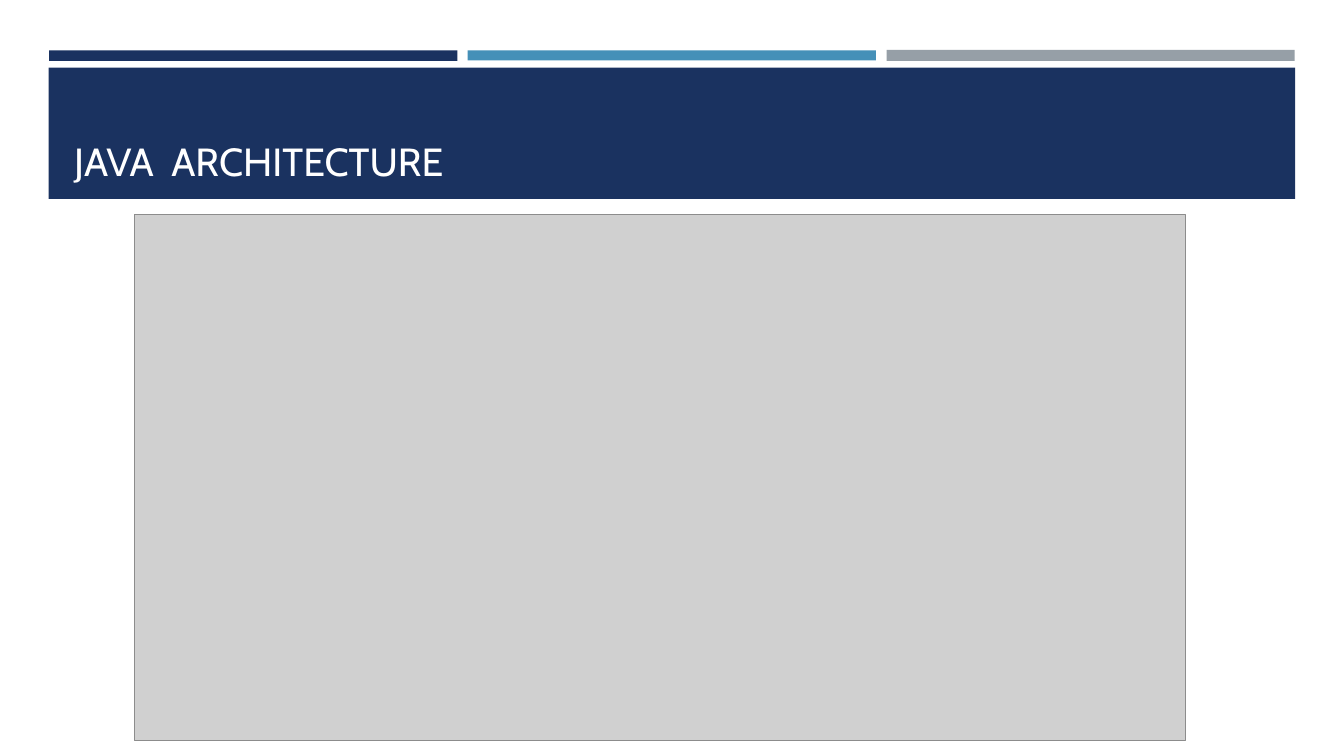
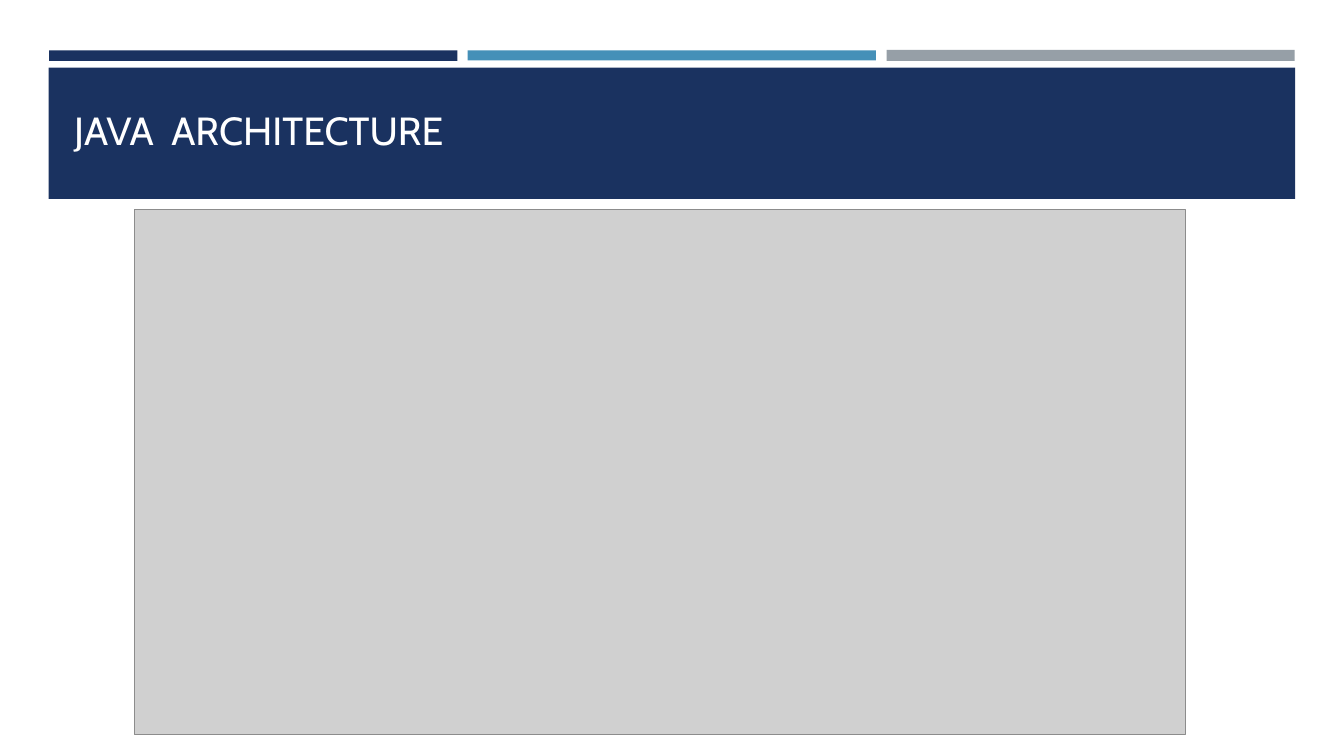
Before and after one commit to amantiwari8861/javaV1, a slide deck: slide 10 of javaSlides/Java Slides part 1.pptx. Drawn at 1344x756 pixels with LibreOffice and Linux fonts; fonts in the diff are those of the drawing; grey boxes stand for pictures. Boxes give left, top, right and bottom in pixels: in the first picture for what was removed or moved away, otherwise in the second. Text is boxed around its words. In the diff, an @@ line names an element or a change of style, - is before the commit and + after.

```diff
--- a/javaSlides/Java Slides part 1.pptx
+++ b/javaSlides/Java Slides part 1.pptx
@@ title "JAVA ARCHITECTURE" moved from (x1=74, y1=148, x2=443, y2=183) to (x1=74, y1=117, x2=443, y2=152) @@
@@ picture moved from (x1=134, y1=215, x2=1185, y2=740) to (x1=134, y1=209, x2=1185, y2=734) @@
```
Also in this commit, not shown: 3 other slides changed, 35 other files.
